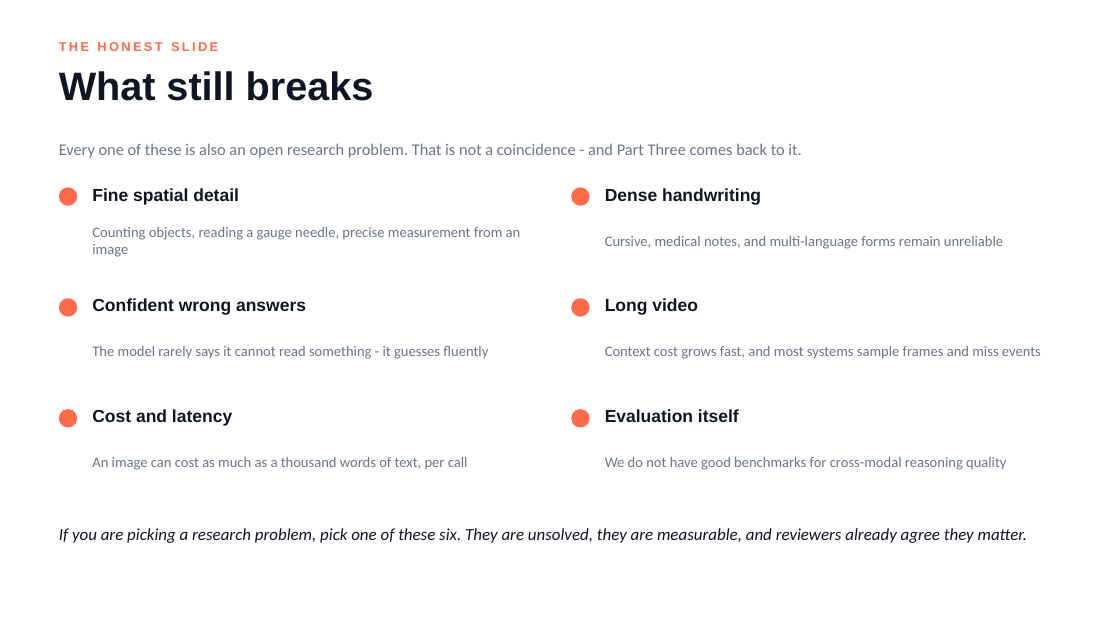
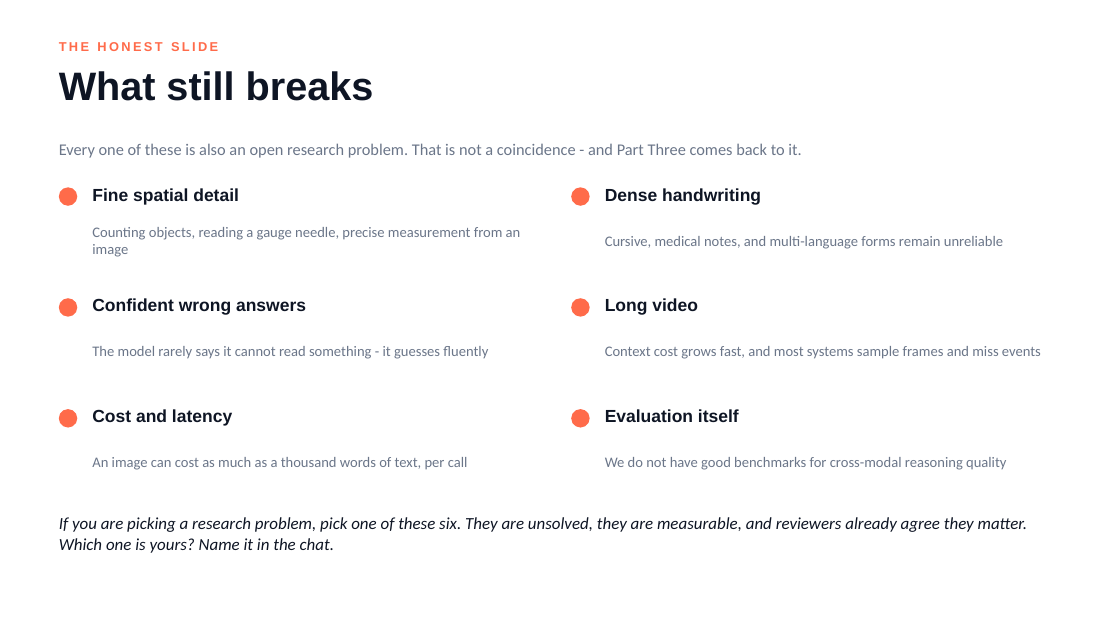
Before and after one commit to lksmangai/DeepLearning, a slide deck: slide 17 of Multimodal-AI-ATAL-FDP-Deck.pptx. Drawn at 1120x630 pixels with LibreOffice and Linux fonts; fonts in the diff are those of the drawing. Boxes give left, top, right and bottom in pixels: in the first picture for what was removed or moved away, otherwise in the second. Text is boxed around its words. In the diff, an @@ line names an element or a change of style, - is before the commit and + after.

```diff
--- a/Multimodal-AI-ATAL-FDP-Deck.pptx
+++ b/Multimodal-AI-ATAL-FDP-Deck.pptx
@@ text at [59, 517, 1027, 553]: text changed @@
-If you are picking a research problem, pick one of these six. They are unsolved, they are measurable, and reviewers already agree they matter.
+If you are picking a research problem, pick one of these six. They are unsolved, they are measurable, and reviewers already agree they matter. Which one is yours? Name it in the chat.
```
Also in this commit, not shown: 8 other slides changed.
